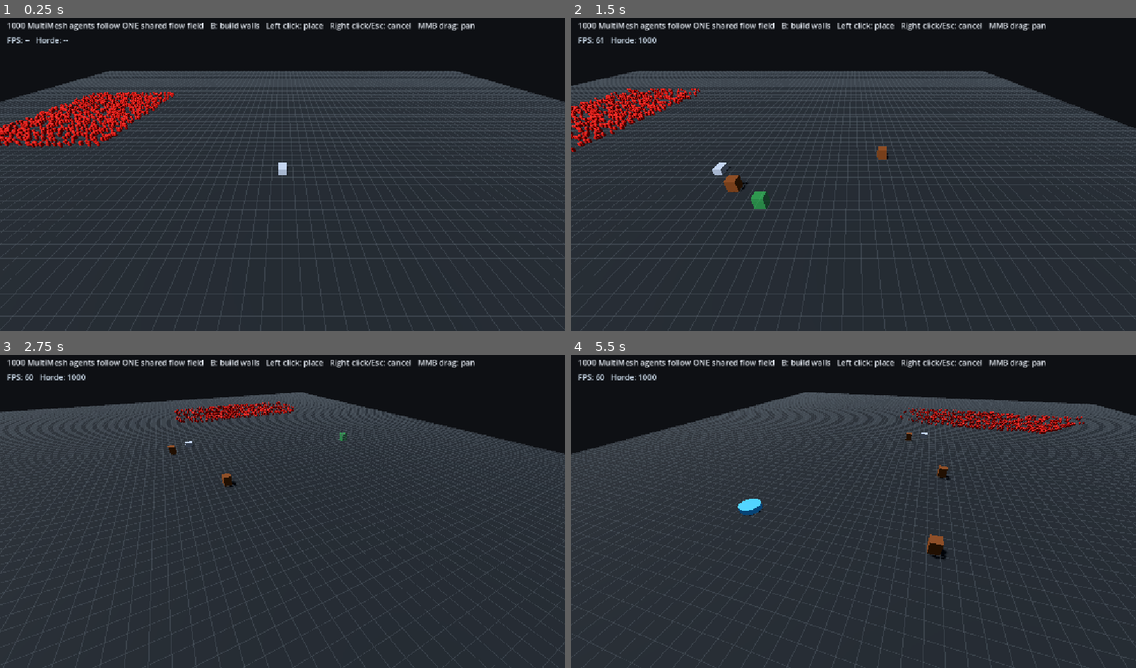
Above: before the commit, frames 1-4 (two rows, left to right).
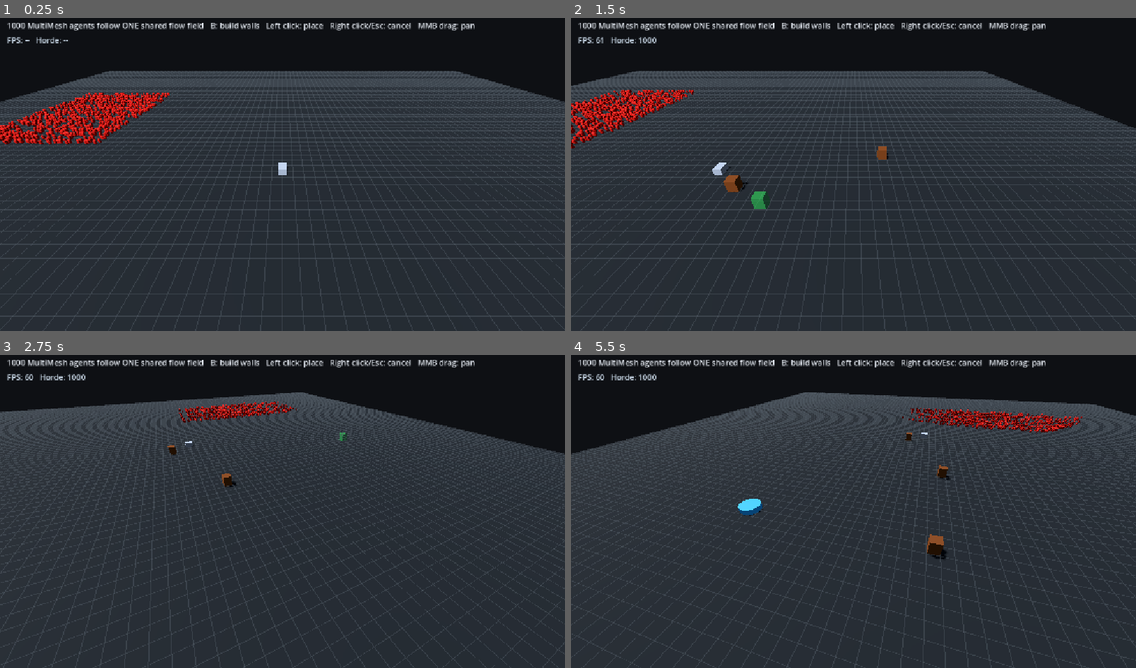
Above: after the commit, the same moments.

Repository: CaptainTiki/HordeLab
Game: Godot game, scene res://scenes/main.tscn
Same seed, same stepped clock (60 frames per second), same inputs: the game is played once before the commit and once after it.
Inputs (mouse positions are in pixels of both pictures, inside the frame that each line leads up to):
- Up to frame 1 (0.25 s): no input
- Up to frame 2 (1.5 s): tap Enter at 0.5 s; move the mouse to (977, 155) at 0.52 s; hold D 0.53-1.25 s; tap B at 0.6 s; click (977, 155) at 0.67 s; drag from (740, 187) to (825, 237) at 1.27 s
- Up to frame 3 (2.75 s): move the mouse to (339, 439) at 2.02 s; hold D from 2.03 s (still down); hold Q from 2.03 s (still down)
- Up to frame 4 (5.5 s): release D at 2.75 s; release Q at 2.75 s; drag from (825, 574) to (684, 461) at 2.77 s; move the mouse to (1023, 558) at 3.52 s; hold A 3.53-4.25 s; tap B at 3.6 s; drag from (684, 461) to (768, 430) at 4.27 s; move the mouse to (881, 508) at 5.02 s; hold S from 5.03 s (still down); hold Q from 5.03 s (still down); click (881, 508) at 5.17 s

The runs differ from the first frame. In frame 1, 2.6% of the frame differs, in the area x 0-31%, y 23-42%; in frame 2, 1.7%; in frame 3, 0.7%; in frame 4, 1.1%.

Commit message:
Amortize flow-field rebuild across frames

Diff:
--- a/scripts/flow_field.gd
+++ b/scripts/flow_field.gd
@@ -15,45 +15,71 @@
 
 @export var grid_path: NodePath
 @export var goal_path: NodePath
+@export var rebuild_cells_per_frame: int = 400
 
 @onready var grid: BattlefieldGrid = get_node(grid_path) as BattlefieldGrid
 @onready var goal: Node3D = get_node(goal_path) as Node3D
 
 var integration: PackedInt32Array = PackedInt32Array()
+var pending_integration: PackedInt32Array = PackedInt32Array()
+var frontier: Array[Vector2i] = []
+var frontier_read_index: int = 0
 var goal_cell: Vector2i = Vector2i(-1, -1)
+var rebuild_in_progress: bool = false
 
 func _ready() -> void:
 	if not grid.is_node_ready():
 		await grid.ready
-	integration.resize(grid.cells_x * grid.cells_z)
-	grid.grid_changed.connect(_rebuild)
-	_rebuild()
+	var cell_count: int = grid.cells_x * grid.cells_z
+	integration.resize(cell_count)
+	integration.fill(UNREACHABLE)
+	pending_integration.resize(cell_count)
+	pending_integration.fill(UNREACHABLE)
+	grid.grid_changed.connect(_begin_rebuild)
+	_begin_rebuild()
 
-func _rebuild() -> void:
+func _process(_delta: float) -> void:
+	if rebuild_in_progress:
+		_process_rebuild_budget()
+
+func _begin_rebuild() -> void:
 	goal_cell = grid.world_to_cell(goal.global_position)
-	integration.fill(UNREACHABLE)
+	pending_integration.fill(UNREACHABLE)
+	frontier.clear()
+	frontier_read_index = 0
+
 	if not grid.is_valid_cell(goal_cell) or grid.is_blocked(goal_cell):
+		integration.fill(UNREACHABLE)
+		rebuild_in_progress = false
 		return
 
-	var frontier: Array[Vector2i] = []
 	frontier.append(goal_cell)
-	integration[_index(goal_cell)] = 0
-	var read_index: int = 0
+	pending_integration[_index(goal_cell)] = 0
+	rebuild_in_progress = true
 
-	while read_index < frontier.size():
-		var current: Vector2i = frontier[read_index]
-		read_index += 1
-		var current_cost: int = integration[_index(current)]
+func _process_rebuild_budget() -> void:
+	var processed: int = 0
+	var budget: int = maxi(rebuild_cells_per_frame, 1)
+
+	while frontier_read_index < frontier.size() and processed < budget:
+		var current: Vector2i = frontier[frontier_read_index]
+		frontier_read_index += 1
+		processed += 1
+		var current_cost: int = pending_integration[_index(current)]
 
 		for direction: Vector2i in NEIGHBOR_DIRS:
 			var neighbor: Vector2i = current + direction
 			if not can_traverse(current, neighbor):
 				continue
 			var neighbor_index: int = _index(neighbor)
-			if integration[neighbor_index] <= current_cost + 1:
+			if pending_integration[neighbor_index] <= current_cost + 1:
 				continue
-			integration[neighbor_index] = current_cost + 1
+			pending_integration[neighbor_index] = current_cost + 1
 			frontier.append(neighbor)
+
+	if frontier_read_index >= frontier.size():
+		integration = pending_integration.duplicate()
+		rebuild_in_progress = false
 
 func get_cost(cell: Vector2i) -> int:
 	if not grid.is_valid_cell(cell):
